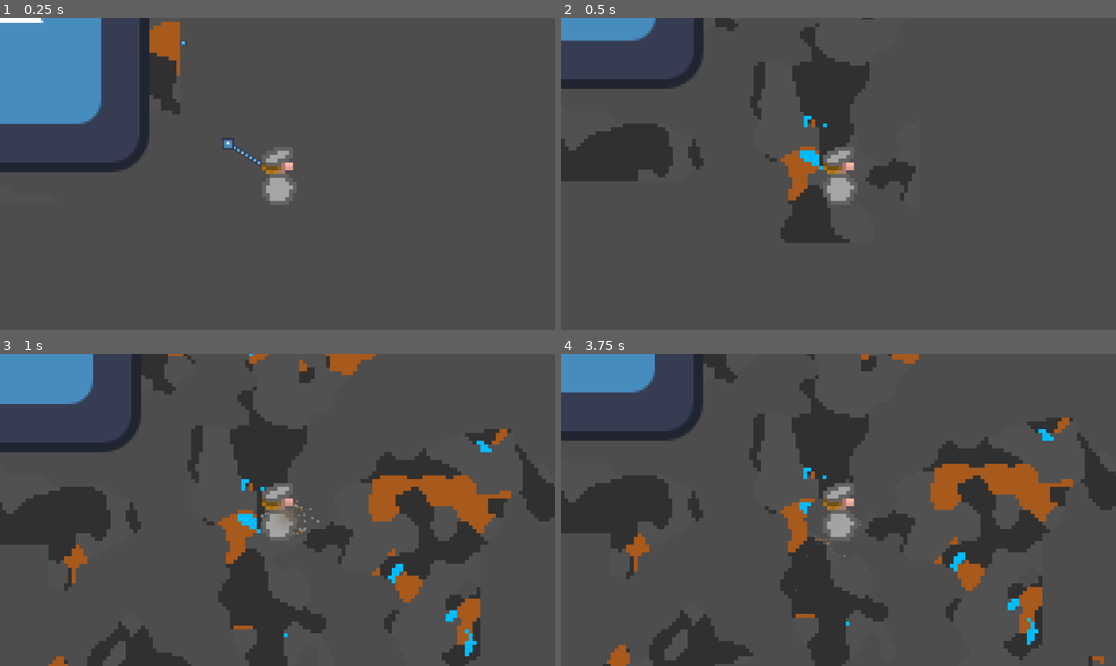
Above: before the commit, frames 1-4 (two rows, left to right).
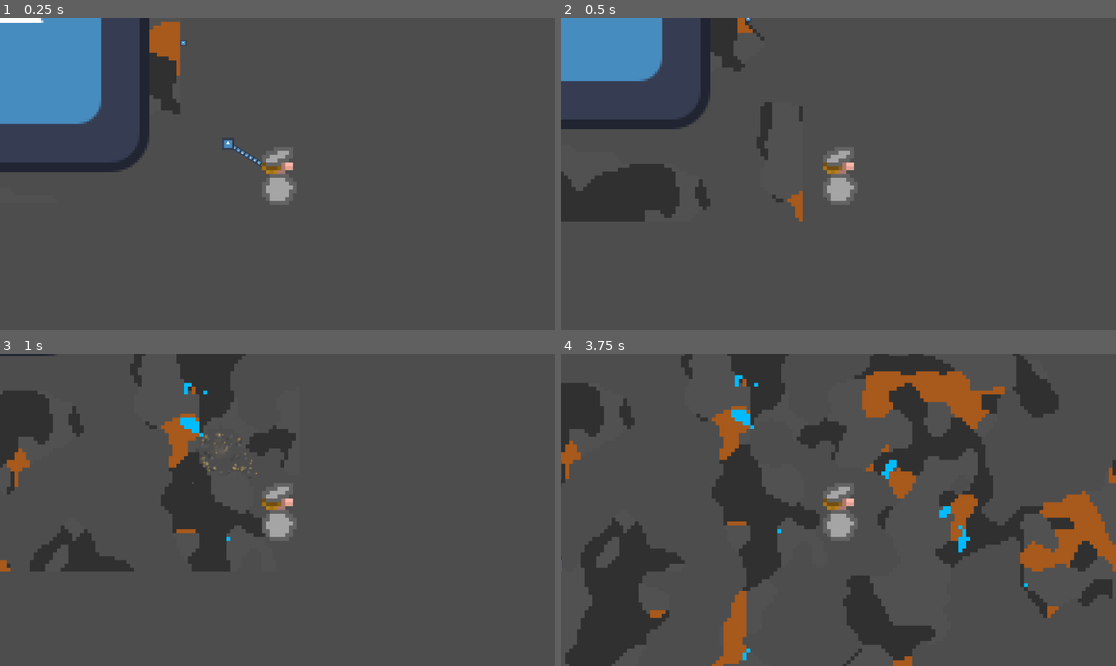
Above: after the commit, the same moments.

Repository: juusoHaaja/raketinheitin
Game: Godot game, scene res://function/world/main.tscn
Same seed, same stepped clock (60 frames per second), same inputs: the game is played once before the commit and once after it. The engine's default icon, where the game draws it, is replaced by a stand-in: a white triangle on a blue panel in a dark square.
Inputs (mouse positions are in pixels of both pictures, inside the frame that each line leads up to):
- Up to frame 1 (0.25 s): no input
- Up to frame 2 (0.5 s): no input
- Up to frame 3 (1 s): move the mouse to (399, 494) at 0.52 s; hold D (right) from 0.53 s (still down); click (399, 494) at 0.67 s
- Up to frame 4 (3.75 s): move the mouse to (727, 525) at 1.27 s; release D (right) at 1.28 s; hold S (down) 1.28-2.03 s; move the mouse to (894, 441) at 2.02 s; hold D (right) 2.03-2.78 s; move the mouse to (810, 572) at 2.77 s; hold W (up) 2.78-3.53 s; click (810, 572) at 2.92 s; move the mouse to (1005, 556) at 3.52 s; hold A (left) from 3.53 s (still down)

Frame 1 is identical in both runs. In frame 2, 17% of the frame differs, in the area x 0-64%, y 0-72%; in frame 3, 32%; in frame 4, 46%, in the area x 0-100%, y 0-100%.

Commit message:
particle effects 2

Diff:
--- a/function/effects/debris_particle.gd
+++ b/function/effects/debris_particle.gd
@@ -1,4 +1,4 @@
-# effects/debris_particle.gd
+# effects/debris_particle.gd (updated)
 extends RigidBody2D
 class_name DebrisParticle
 
@@ -7,35 +7,31 @@
 var lifetime: float = 1.0
 var time: float = 0.0
 var rotation_speed: float = 0.0
+var on_fire: bool = false
 
-# Cache random shape offsets for irregular polygon
 var _shape_offsets: PackedFloat32Array
 var _collision_shape: CollisionShape2D
+var _fire_time: float = 0.0
 
 func _ready():
-    # Physics settings
     gravity_scale = 1.0
     linear_damp = 0.5
     angular_damp = 0.5
     physics_material_override = _create_physics_material()
 
-    # Collision setup
-    collision_layer = 4  # Debris layer (layer 3, 0-indexed as bit 4)
-    collision_mask = 1   # Collide with terrain (layer 1)
+    collision_layer = 4
+    collision_mask = 1
 
-    # Create collision shape
     _collision_shape = CollisionShape2D.new()
     var circle := CircleShape2D.new()
     circle.radius = size * 0.5
     _collision_shape.shape = circle
     add_child(_collision_shape)
 
-    # Pre-generate random shape for drawing
     _shape_offsets.resize(5)
     for i in 5:
         _shape_offsets[i] = randf_range(0.7, 1.0)
 
-    # Apply initial angular velocity
     angular_velocity = rotation_speed
 
 func _create_physics_material() -> PhysicsMaterial:
@@ -46,6 +42,7 @@
 
 func _process(delta: float):
     time += delta
+    _fire_time += delta
 
     if time >= lifetime:
         queue_free()
@@ -53,10 +50,8 @@
 
     var progress := time / lifetime
 
-    # Fade out
     modulate.a = 1.0 - progress
 
-    # Slow down physics near end of life
     if progress > 0.7:
         linear_damp = 5.0
         angular_damp = 5.0
@@ -72,8 +67,21 @@
         var r := s * _shape_offsets[i]
         points.append(Vector2.from_angle(angle) * r)
 
+    # Draw debris
     draw_colored_polygon(points, color)
 
-# Call this instead of setting velocity directly
+    # Draw fire effect if on fire
+    if on_fire and time < lifetime * 0.7:
+        var fire_progress := time / (lifetime * 0.7)
+        var fire_alpha := (1.0 - fire_progress) * 0.8
+
+        # Flickering flame
+        var flicker := sin(_fire_time * 20) * 0.4 + 1.0
+        var fire_size := s * 1.5 * flicker
+
+        # Yellow-orange fire glow
+        draw_circle(Vector2(0, -s * 0.5), fire_size * 0.6, Color(1, 0.7, 0.2, fire_alpha * 0.6))
+        draw_circle(Vector2(0, -s * 0.5), fire_size * 0.3, Color(1, 1, 0.6, fire_alpha))
+
 func apply_explosion_force(direction: Vector2, force: float) -> void:
     apply_central_impulse(direction * force)
--- a/function/effects/debris_particle_material.tscn
+++ b/function/effects/debris_particle_material.tscn
@@ -1,7 +1,3 @@
 [gd_scene format=3 uid="uid://j4dyf70m4cdn"]
 
-[ext_resource type="Texture2D" uid="uid://6ii76g611t6d" path="res://icon.svg" id="1_p8n6h"]
-
 [node name="DebrisParticleMaterial" type="GPUParticles2D" unique_id=590740683]
-sub_emitter = NodePath(".")
-texture = ExtResource("1_p8n6h")
--- a/function/effects/destruction_manager.gd
+++ b/function/effects/destruction_manager.gd
@@ -6,11 +6,15 @@
 
 # Debris settings
 const MAX_ACTIVE_DEBRIS := 300
-const DEBRIS_PER_TILE := 2
-const MAX_DEBRIS_PER_EXPLOSION := 40
+const BASE_DEBRIS_PER_TILE := 2
+const BASE_MAX_DEBRIS := 40
+const BASE_EXPLOSION_RADIUS := 4.0  # Reference radius for scaling
 
 # Active debris tracking
 var _active_debris: Array[Node2D] = []
+
+# Tile color cache
+var _tile_color_cache: Dictionary = {}  # material_id -> Color
 
 # Screen shake
 var _camera: Camera2D
@@ -40,14 +44,20 @@
 # ============================================
 
 func create_explosion(global_pos: Vector2, destroyed_tiles: Array[Dictionary], explosion_radius: float) -> void:
+    # Defer the entire explosion creation to avoid physics query flushing issues
+    call_deferred("_create_explosion_deferred", global_pos, destroyed_tiles, explosion_radius)
+
+func _create_explosion_deferred(global_pos: Vector2, destroyed_tiles: Array[Dictionary], explosion_radius: float) -> void:
     var tile_count := destroyed_tiles.size()
     var intensity := clampf(tile_count / 20.0, 0.3, 1.5)
 
     shake_camera(0.15 + intensity * 0.1, 3.0 + intensity * 4.0)
-    _spawn_explosion_flash(global_pos, explosion_radius)
+    _spawn_flash(global_pos, explosion_radius)
     _spawn_shockwave(global_pos, explosion_radius)
+    #_spawn_fire_burst(global_pos, explosion_radius)
     _spawn_debris(global_pos, destroyed_tiles, explosion_radius)
     _spawn_dust_cloud(global_pos, explosion_radius, tile_count)
+    #_spawn_sparks(global_pos, explosion_radius, tile_count)
 
 func shake_camera(duration: float, intensity: float) -> void:
     if duration > _shake_duration - _shake_timer:
@@ -84,43 +94,18 @@
 # EXPLOSION FLASH
 # ============================================
 
-func _spawn_explosion_flash(pos: Vector2, radius: float) -> void:
-    # Spawn square chunks that fly out and fade
-    var chunk_count := 8
-
-    for i in chunk_count:
-        var chunk := ColorRect.new()
-        chunk.size = Vector2(radius * 0.3, radius * 0.3)
-        chunk.position = pos - chunk.size / 2
-        chunk.color = Color(1, 0.95, 0.8)
-        chunk.pivot_offset = chunk.size / 2
-        add_child(chunk)
-
-        var angle := i * TAU / chunk_count
-        var target_pos := pos + Vector2.from_angle(angle) * radius * 0.8
-
-        var tween := create_tween()
-        tween.set_parallel(true)
-        tween.tween_property(chunk, "position", target_pos - chunk.size / 2, 0.15).set_ease(Tween.EASE_OUT)
-        tween.tween_property(chunk, "modulate:a", 0.0, 0.2)
-        tween.tween_property(chunk, "rotation", randf_range(-1, 1), 0.2)
-        tween.set_parallel(false)
-        tween.tween_callback(chunk.queue_free)
-
-func _create_gradient_texture(size: int, center_color: Color, edge_color: Color) -> GradientTexture2D:
-    var tex := GradientTexture2D.new()
-    tex.width = size
-    tex.height = size
-    tex.fill = GradientTexture2D.FILL_RADIAL
-    tex.fill_from = Vector2(0.5, 0.5)
-    tex.fill_to = Vector2(1.0, 0.5)
-
-    var gradient := Gradient.new()
-    gradient.set_color(0, center_color)
-    gradient.set_color(1, edge_color)
-    tex.gradient = gradient
-
-    return tex
+func _spawn_flash(pos: Vector2, radius: float) -> void:
+    var flash := ExplosionFlash.new()
+    flash.global_position = pos
+    flash.max_radius = radius * 1.5
+    add_child(flash)
+
+    var tween := create_tween()
+    tween.tween_method(func(p: float):
+        flash.progress = p
+        flash.queue_redraw()
+    , 0.0, 1.0, 0.15)
+    tween.tween_callback(flash.queue_free)
 
 # ============================================
 # SHOCKWAVE RING
@@ -130,19 +115,63 @@
     var ring := PixelShockwave.new()
     ring.global_position = pos
     ring.radius = 4.0
-    ring.thickness = 2.0
-    ring.color = Color(1.0, 0.85, 0.5, 0.9)
+    ring.thickness = 3.0
+    ring.color = Color(1.0, 0.9, 0.6, 1.0)  # Bright yellow
     add_child(ring)
 
-    var target_radius := radius * 1.2
+    var target_radius := radius * 1.4
 
     var tween := create_tween()
     tween.set_parallel(true)
-    tween.tween_property(ring, "radius", target_radius, 0.12).set_ease(Tween.EASE_OUT).set_trans(Tween.TRANS_QUAD)
-    tween.tween_property(ring, "thickness", 1.0, 0.12)
-    tween.tween_property(ring, "modulate:a", 0.0, 0.15).set_ease(Tween.EASE_IN)
+    tween.tween_property(ring, "radius", target_radius, 0.2).set_ease(Tween.EASE_OUT).set_trans(Tween.TRANS_QUAD)
+    tween.tween_property(ring, "thickness", 1.0, 0.2)
+    tween.tween_property(ring, "modulate:a", 0.0, 0.25).set_ease(Tween.EASE_IN)
     tween.set_parallel(false)
     tween.tween_callback(ring.queue_free)
+
+# ============================================
+# FIRE BURST
+# ============================================
+
+func _spawn_fire_burst(pos: Vector2, radius: float) -> void:
+    var burst_count := clampi(int(radius / 4), 6, 16)
+
+    for i in burst_count:
+        var fire := FireBurst.new()
+        var angle := (float(i) / burst_count) * TAU + randf_range(-0.2, 0.2)
+        var distance := randf_range(radius * 0.3, radius * 0.8)
+
+        fire.global_position = pos + Vector2.from_angle(angle) * distance
+        fire.velocity = Vector2.from_angle(angle) * randf_range(40, 80)
+        fire.size = snappedf(randf_range(3, 6), 1.0)
+        fire.lifetime = randf_range(0.3, 0.6)
+
+        add_child(fire)
+
+# ============================================
+# SPARKS
+# ============================================
+
+func _spawn_sparks(pos: Vector2, radius: float, tile_count: int) -> void:
+    var spark_count := clampi(tile_count / 2, 8, 24)
+
+    for i in spark_count:
+        var spark := Spark.new()
+
+        var offset := Vector2.from_angle(randf() * TAU) * randf() * radius * 0.3
+        spark.global_position = pos + offset
+
+        var angle := randf() * TAU
+        spark.velocity = Vector2.from_angle(angle) * randf_range(120, 250)
+        spark.size = snappedf(randf_range(1, 3), 1.0)
+        spark.lifetime = randf_range(0.2, 0.5)
+        spark.color = [
+            Color(1.0, 1.0, 0.6),    # Bright yellow
+            Color(1.0, 0.7, 0.3),    # Orange
+            Color(1.0, 0.4, 0.2),    # Red-orange
+        ].pick_random()
+
+        add_child(spark)
 
 # ============================================
 # DEBRIS PARTICLES
@@ -152,7 +181,13 @@
     if destroyed_tiles.is_empty():
         return
 
-    var debris_count := mini(destroyed_tiles.size() * DEBRIS_PER_TILE, MAX_DEBRIS_PER_EXPLOSION)
+    # Scale debris count with explosion radius
+    var tile_size := _get_tile_size()
+    var radius_scale := radius / (BASE_EXPLOSION_RADIUS * tile_size)
+    var scaled_debris_per_tile := ceili(BASE_DEBRIS_PER_TILE * radius_scale)
+    var scaled_max_debris := ceili(BASE_MAX_DEBRIS * radius_scale)
+
+    var debris_count := mini(destroyed_tiles.size() * scaled_debris_per_tile, scaled_max_debris)
 
     # Clean invalid references first
     var valid_debris: Array[Node2D] = []
@@ -161,67 +196,153 @@
             valid_debris.append(d)
     _active_debris = valid_debris
 
-    # Trim excess if needed
     while _active_debris.size() + debris_count > MAX_ACTIVE_DEBRIS and _active_debris.size() > 0:
         var old: Node2D = _active_debris.pop_front()
         if is_instance_valid(old):
             old.queue_free()
 
-    # Spawn new debris
     for i in debris_count:
         var tile_data: Dictionary = destroyed_tiles[i % destroyed_tiles.size()]
         var debris := DebrisParticle.new()
 
-        # Random offset from center
-        var offset := Vector2(randf_range(-8, 8), randf_range(-8, 8))
+        var offset := Vector2(randf_range(-4, 4), randf_range(-4, 4))
         debris.global_position = pos + offset
 
-        # Random properties
-        debris.color = _get_material_color(tile_data.get("material", 1))
-        debris.size = randf_range(2.0, 5.0)
-        debris.lifetime = randf_range(0.8, 1.5)
-        debris.rotation_speed = randf_range(-15, 15)
-
-        # Must add to tree before applying physics
+        # Get actual tile color from tileset
+        debris.color = _get_tile_color(tile_data.get("material", 1))
+
+        # Scale debris size with explosion radius
+        var size_scale := clampf(radius_scale, 0.5, 2.0)
+        debris.size = snappedf(randf_range(2.0, 4.0) * size_scale, 1.0)
+        debris.lifetime = randf_range(0.6, 1.2)
+        debris.rotation_speed = randf_range(-10, 10)
+        debris.on_fire = randf() < 0.3  # 30% chance of flaming debris
+
         add_child(debris)
 
-        # Apply outward explosion force
         var angle := randf() * TAU
-        var force := randf_range(150, 400) * (radius / 64.0)
-        var direction := Vector2.from_angle(angle) + Vector2(0, -0.5)  # Bias upward
+        var force := randf_range(80, 200) * (radius / 32.0)
+        var direction := Vector2.from_angle(angle) + Vector2(0, -0.6)
         debris.apply_explosion_force(direction.normalized(), force)
 
         _active_debris.append(debris)
 
-func _get_material_color(material_id: int) -> Color:
+func _get_tile_size() -> float:
+    if ChunkParent.instance != null and ChunkParent.instance.chunks.size() > 0:
+        return ChunkParent.instance.chunks[0].tile_set.tile_size.x
+    return 16.0  # Fallback
+
+func _get_tile_color(material_id: int) -> Color:
+    if material_id == 0:
+        return Color(0.5, 0.5, 0.5)  # Fallback for empty
+
+    # Check cache first
+    if _tile_color_cache.has(material_id):
+        var base_color: Color = _tile_color_cache[material_id]
+        return _add_color_variation(base_color)
+
+    # Try to get color from tileset texture
+    var chunk: Chunk = null
+    if ChunkParent.instance != null and ChunkParent.instance.chunks.size() > 0:
+        chunk = ChunkParent.instance.chunks[0]
+
+    if chunk == null or chunk.tile_set == null:
+        return _get_fallback_material_color(material_id)
+
+    var source := chunk.tile_set.get_source(0) as TileSetAtlasSource
+    if source == null or source.texture == null:
+        return _get_fallback_material_color(material_id)
+
+    var texture := source.texture
+    var image := texture.get_image()
+    if image == null:
+        return _get_fallback_material_color(material_id)
+
+    # Calculate tile atlas position from material_id
+    var tileset_width: int = chunk.tileset_width
+    var tileset_count: int = chunk.tileset_count
+    var tile_index: int = (material_id - 1) % tileset_count
+    var atlas_coords := Vector2i(tile_index % tileset_width, tile_index / tileset_width)
+
+    var tile_size := chunk.tile_set.tile_size
+    var tile_region := Rect2i(atlas_coords * tile_size, tile_size)
+
+    # Sample multiple pixels and average them for a representative color
+    var color := _sample_tile_average_color(image, tile_region)
+
+    # Cache the result
+    _tile_color_cache[material_id] = color
+
+    return _add_color_variation(color)
+
+func _sample_tile_average_color(image: Image, region: Rect2i) -> Color:
+    var total_r := 0.0
+    var total_g := 0.0
+    var total_b := 0.0
+    var sample_count := 0
+
+    # Sample a grid of points within the tile
+    var sample_step := maxi(region.size.x / 4, 1)
+
+    for y in range(region.position.y, region.position.y + region.size.y, sample_step):
+        for x in range(region.position.x, region.position.x + region.size.x, sample_step):
+            if x < image.get_width() and y < image.get_height():
+                var pixel := image.get_pixel(x, y)
+                # Skip transparent pixels
+                if pixel.a > 0.1:
+                    total_r += pixel.r
+                    total_g += pixel.g
+                    total_b += pixel.b
+                    sample_count += 1
+
+    if sample_count == 0:
+        return Color(0.5, 0.5, 0.5)
+
+    return Color(
+        total_r / sample_count,
+        total_g / sample_count,
+        total_b / sample_count
+    )
+
+func _add_color_variation(color: Color) -> Color:
+    var variation := randf_range(-0.1, 0.1)
+    return Color(
+        clampf(color.r + variation, 0.0, 1.0),
+        clampf(color.g + variation, 0.0, 1.0),
+        clampf(color.b + variation, 0.0, 1.0)
+    )
+
+# Keep fallback for edge cases
+func _get_fallback_material_color(material_id: int) -> Color:
     match material_id:
-        1: return Color(0.4, 0.35, 0.3)
-        2: return Color(0.55, 0.35, 0.2)
-        3: return Color(0.6, 0.6, 0.55)
-        4: return Color(0.3, 0.25, 0.2)
-        5: return Color(0.7, 0.5, 0.3)
-        _: return Color(0.5, 0.45, 0.4)
+        1: return Color(0.5, 0.4, 0.35)    # Dirt
+        2: return Color(0.65, 0.45, 0.25)  # Stone
+        3: return Color(0.7, 0.7, 0.65)    # Rock
+        4: return Color(0.4, 0.35, 0.3)    # Coal
+        5: return Color(0.8, 0.6, 0.35)    # Ore
+        _: return Color(0.6, 0.5, 0.45)
 
 # ============================================
 # DUST CLOUD
 # ============================================
 
 func _spawn_dust_cloud(pos: Vector2, radius: float, tile_count: int) -> void:
-    var particle_count := clampi(tile_count / 3, 5, 20)
+    var particle_count := clampi(tile_count / 4, 3, 12)
 
     for i in particle_count:
         var dust := DustParticle.new()
 
-        var offset := Vector2.from_angle(randf() * TAU) * randf() * radius * 0.5
+        var offset := Vector2.from_angle(randf() * TAU) * randf() * radius * 0.4
         dust.global_position = pos + offset
 
         var angle := offset.angle() if offset.length() > 0 else randf() * TAU
-        dust.velocity = Vector2.from_angle(angle) * randf_range(10, 40) + Vector2(0, randf_range(-30, -10))
-        dust.size = randf_range(8, 20)
-        dust.lifetime = randf_range(0.6, 1.2)
-
-        var brightness := randf_range(0.4, 0.6)
-        dust.color = Color(brightness, brightness * 0.9, brightness * 0.8, 0.4)
+        dust.velocity = Vector2.from_angle(angle) * randf_range(8, 25) + Vector2(0, randf_range(-20, -8))
+        dust.size = snappedf(randf_range(3, 6), 1.0)  # Slightly larger
+        dust.lifetime = randf_range(0.5, 0.9)
+
+        # Warmer, more visible dust
+        var brightness := randf_range(0.5, 0.65)
+        dust.color = Color(brightness, brightness * 0.85, brightness * 0.7, 0.6)
 
         add_child(dust)
 
--- /dev/null
+++ b/function/effects/explosion_flash.gd
@@ -0,0 +1,25 @@
+# effects/explosion_flash.gd
+extends Node2D
+class_name ExplosionFlash
+
+var max_radius: float = 32.0
+var progress: float = 0.0
+var center_color := Color(1.0, 0.95, 0.7, 1.0)
+var edge_color := Color(1.0, 0.4, 0.1, 0.0)
+
+func _ready():
+    z_index = 15
+
+func _draw():
+    var current_radius := max_radius * progress
+    var alpha := 1.0 - progress
+
+    # Outer orange glow layers
+    for i in range(4, 0, -1):
+        var layer_size := current_radius * (float(i) / 4.0)
+        var layer_color := edge_color.lerp(center_color, 1.0 - float(i) / 4.0)
+        layer_color.a = alpha * (1.0 - float(i) / 5.0)
+        draw_circle(Vector2.ZERO, layer_size, layer_color)
+
+    # Bright white center
+    draw_circle(Vector2.ZERO, current_radius * 0.3, Color(1, 1, 1, alpha))
--- /dev/null
+++ b/function/effects/fire_burst.gd
@@ -0,0 +1,48 @@
+# effects/fire_burst.gd
+extends Node2D
+class_name FireBurst
+
+var velocity: Vector2 = Vector2.ZERO
+var size: float = 4.0
+var lifetime: float = 0.4
+var time: float = 0.0
+
+func _ready():
+    z_index = 12
+
+func _process(delta: float):
+    time += delta
+    if time >= lifetime:
+        queue_free()
+        return
+
+    var progress := time / lifetime
+
+    # Rise up and slow down
+    velocity += Vector2(0, -80) * delta
+    velocity *= 0.92
+    position += velocity * delta
+
+    queue_redraw()
+
+func _draw():
+    var progress := time / lifetime
+    var current_size := size * (1.0 - progress * 0.5)
+
+    # Animate through fire colors: yellow -> orange -> red
+    var color_yellow := Color(1.0, 1.0, 0.6)
+    var color_orange := Color(1.0, 0.7, 0.2)
+    var color_red := Color(0.9, 0.3, 0.1)
+
+    var color: Color
+    if progress < 0.5:
+        color = color_yellow.lerp(color_orange, progress * 2.0)
+    else:
+        color = color_orange.lerp(color_red, (progress - 0.5) * 2.0)
+
+    color.a = 1.0 - progress
+
+    # Draw flickering flame shape
+    var flicker := sin(time * 30) * 0.3 + 1.0
+    draw_circle(Vector2(0, -current_size * 0.3), current_size * 0.6 * flicker, color)
+    draw_circle(Vector2.ZERO, current_size, color * Color(1, 1, 1, 0.7))
--- a/function/effects/pixel_flash.gd
+++ /dev/null
@@ -1,26 +0,0 @@
-# effects/pixel_flash.gd
-extends Node2D
-class_name PixelFlash
-
-func _ready():
-    z_index = 100
-
-func _draw():
-    var radius: float = get_meta("radius", 32.0)
-    var color: Color = get_meta("color", Color.WHITE)
-
-    # Octagon shape (pixel-art friendly)
-    var points := PackedVector2Array()
-    for i in 8:
-        var angle := i * TAU / 8 + PI / 8
-        points.append(Vector2.from_angle(angle) * radius)
-
-    draw_colored_polygon(points, color)
-
-    # Inner highlight
-    var inner_points := PackedVector2Array()
-    for i in 8:
-        var angle := i * TAU / 8 + PI / 8
-        inner_points.append(Vector2.from_angle(angle) * radius * 0.5)
-
-    draw_colored_polygon(inner_points, Color(1, 1, 1, 0.8))
--- a/function/effects/shockwave_ring.gd
+++ /dev/null
@@ -1,7 +0,0 @@
-# effects/shockwave_ring.gd
-extends Node2D
-class_name ShockwaveRing
-
-func _draw():
-    draw_arc(Vector2.ZERO, 10.0, 0, TAU, 32, Color(1, 0.8, 0.5, 1), 2.0, true)
-    draw_arc(Vector2.ZERO, 8.0, 0, TAU, 32, Color(1, 0.6, 0.3, 0.5), 1.0, true)
--- /dev/null
+++ b/function/effects/spark.gd
@@ -0,0 +1,55 @@
+# effects/spark.gd
+extends Node2D
+class_name Spark
+
+var velocity: Vector2 = Vector2.ZERO
+var size: float = 2.0
+var lifetime: float = 0.3
+var time: float = 0.0
+var color: Color = Color(1, 1, 0.6)
+var trail_points: PackedVector2Array = []
+const MAX_TRAIL_LENGTH := 5
+
+func _ready():
+    z_index = 13
+
+func _process(delta: float):
+    time += delta
+    if time >= lifetime:
+        queue_free()
+        return
+
+    # Add current position to trail
+    trail_points.append(Vector2.ZERO)
+    if trail_points.size() > MAX_TRAIL_LENGTH:
+        trail_points.remove_at(0)
+
+    # Gravity and slowdown
+    velocity += Vector2(0, 300) * delta
+    velocity *= 0.96
+
+    # Update all trail points
+    for i in trail_points.size():
+        trail_points[i] -= velocity * delta
+
+    position += velocity * delta
+
+    queue_redraw()
+
+func _draw():
+    var progress := time / lifetime
+
+    # Draw trail
+    for i in trail_points.size():
+        var trail_progress := float(i) / MAX_TRAIL_LENGTH
+        var trail_alpha := (1.0 - progress) * (trail_progress * 0.5)
+        var trail_size := size * trail_progress * 0.5
+        var trail_color := color
+        trail_color.a = trail_alpha
+        draw_circle(trail_points[i], trail_size, trail_color)
+
+    # Draw bright spark head
+    var alpha := 1.0 - progress
+    draw_circle(Vector2.ZERO, size, color * Color(1, 1, 1, alpha))
+    # Bright core
+    draw_circle(Vector2.ZERO, size * 0.5, Color(1, 1, 1, alpha))
--- a/function/world/chunk_parent.gd
+++ b/function/world/chunk_parent.gd
@@ -11,7 +11,7 @@
 
 @export var generation_radius := 5
 @export var border_threshold := 50
-@export var view_radius := 3
+@export var view_radius := 10
 
 # Maximum chunks to generate per frame (spreads load across frames)
 @export var max_chunks_per_frame := 2  # Increased from 1
Not shown, added: function/effects/explosion_flash.gd.uid
Not shown, added: function/effects/fire_burst.gd.uid
Not shown, removed: function/effects/pixel_flash.gd.uid
Not shown, removed: function/effects/shockwave_ring.gd.uid
Not shown, added: function/effects/spark.gd.uid
